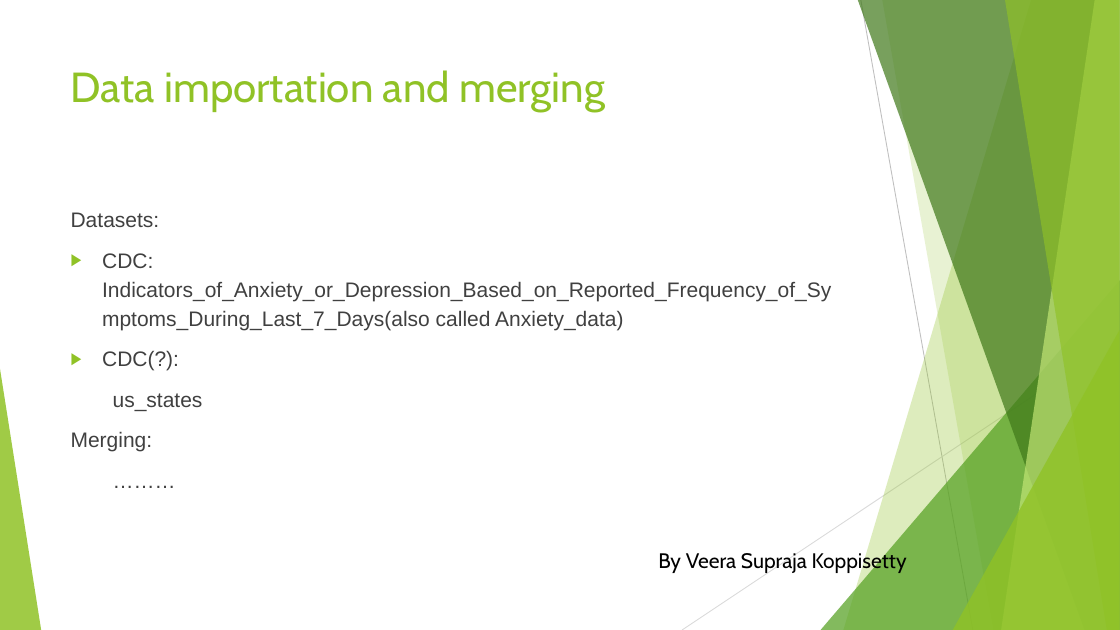
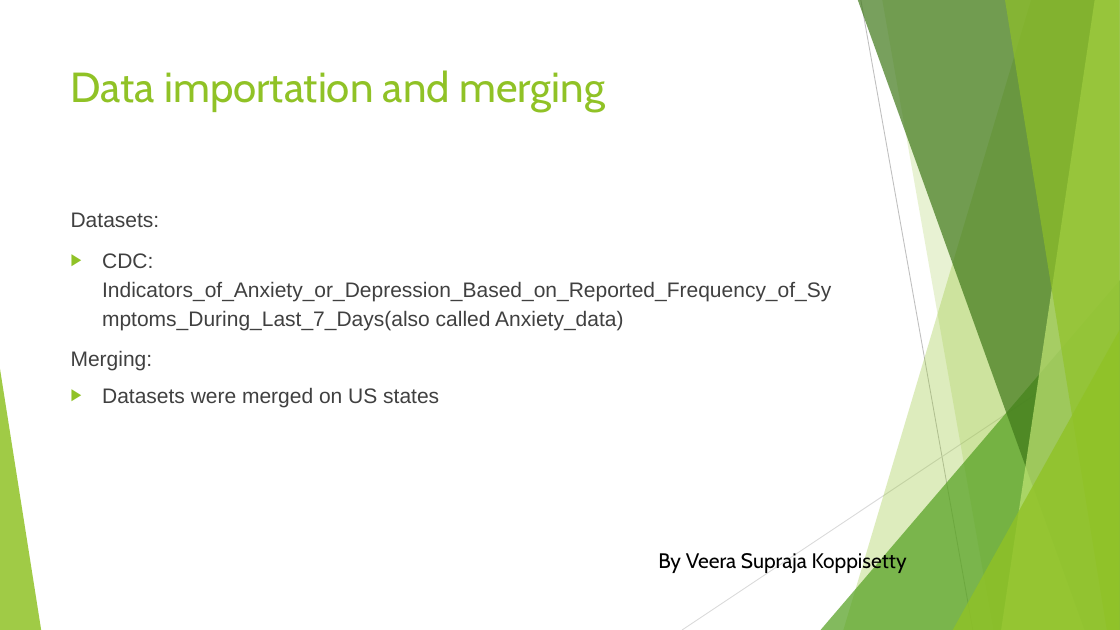
Before and after one commit to fengrujie0721/Impact-of-COVID-19-on-Mental-Health-in-United-States, a slide deck: slide 3 of impact of covid on mental health.pptx (slide 4 before the commit). Drawn at 1120x630 pixels with LibreOffice and Linux fonts; fonts in the diff are those of the drawing. Boxes give left, top, right and bottom in pixels: in the first picture for what was removed or moved away, otherwise in the second. Text is boxed around its words. In the diff, an @@ line names an element or a change of style, - is before the commit and + after.

```diff
--- a/impact of covid on mental health.pptx
+++ b/impact of covid on mental health.pptx
@@ text at (102, 350, 203, 411): paragraphs removed @@
-▶ CDC(?):
-us_states
@@ text at (102, 387, 439, 408): text changed @@
-………
+▶ Datasets were merged on US states
```
Also in this commit, not shown: 4 other slides changed, 1 slide removed.
